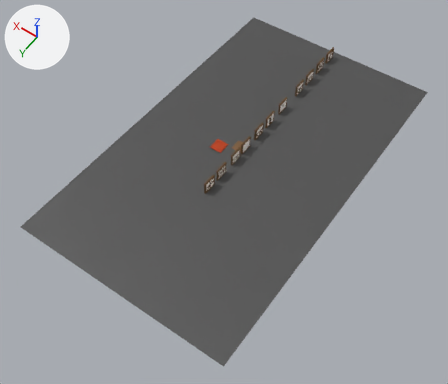
One commit to the Blender file Blender/Casa1.blend: the scene before it, then after it.
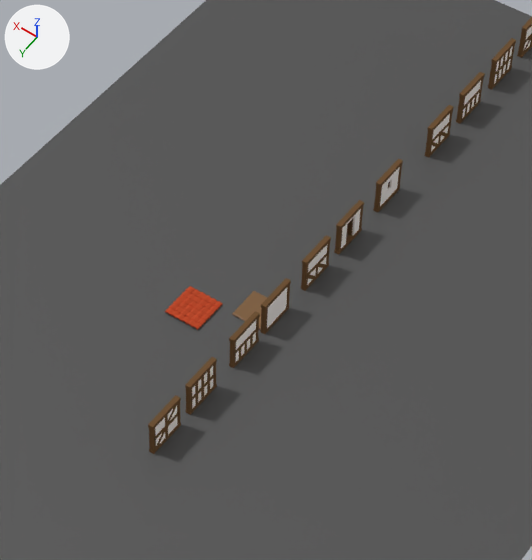
Each version is shown whole from a 50 mm camera at (-35.0, 53.8, 72.3) aimed at (-0.9, 6.0, -2.7), then close up on the part from 35% to 74% of the width and 12% to 59% of the height. The axes (+X, +Y, +Z) are drawn at upper left. The lights are the same throughout.

In view in the first close-up: 'Plane', 'Roof', 'Wall_01', 'Wall_01.005', 'Wall_01.006', 'Wall_02', 'Wall_03', 'Wall_04', 'Wall_05', 'Wall_06', 'Wall_07', 'Wall_08'.
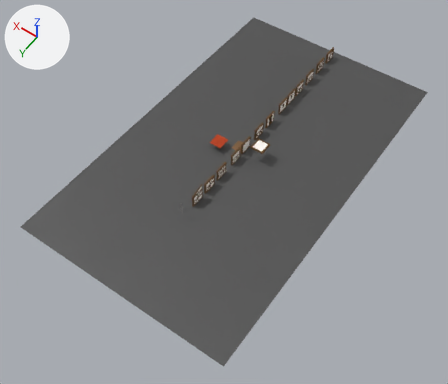
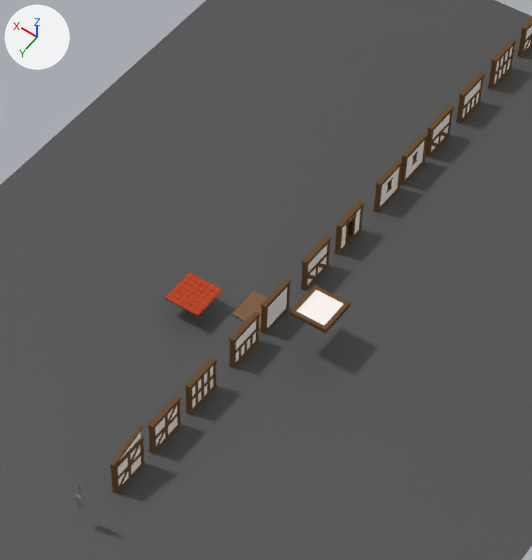
The change in detail:
Mesh me_cube_023 is new.
It has 16 vertices, 10 faces and spans x -0.09..0.08, y -1.14..1.09, z -0.58..0.13.
Faces by material slot: [4, 6].
It uses material mat_wood2 (white #fff8f4).
It uses material mat_wood1 (brown #6e5236).
Mesh me_cube_020 is new.
It has 68 vertices, 45 faces and spans x -0.14..0.14, y -1.11..1.12, z -1.04..1.07.
Faces by material slot: [5, 40].
It uses material mat_wood2 (white #fff8f4).
It uses material mat_wood1 (brown #6e5236).
Object 'Roof' (ob_roof) moves from (3.82, 0.8, 0.11) to (3.82, 0.8, 1.13).
Object 'plank.001' (ob_plank_001) is new; it shows a copy of the mesh of ob_plank_008.
Its location is (0.02, -7.86, 1.11).
Object 'Wall_01.001' (ob_wall_01_001) is new; it shows a copy of the mesh of ob_wall_01_006.
Its location is (0.0, -14.25, 1.03).
Object 'Wall_04.001' (ob_wall_04_001) is new; it shows a copy of the mesh of ob_wall_04.
Its location is (-2.64, -1.0, 2.52).
Its rotation in degrees is (0, 90, 0).
Object 'Wall_01.004' (ob_wall_01_004) is new; it shows me_cube_023.
Its location is (0.0, 11.42, 2.35).
Its rotation in degrees is (-15, 1, -0.3).
Its scale is (1.03, 1.06, 1.03).
Object 'Wall_01.002' (ob_wall_01_002) is new; it shows me_cube_020.
Its location is (0.0, 11.42, 1.01).

What differs and where, as boxes (x1, y1, x2, y2) in the close-ups (532 x 560 px):
'Roof', moved
    before: (165, 286, 223, 330)
    after: (164, 273, 223, 317)
'Wall_04.001', added
    after: (290, 285, 350, 334)
    faces in mat_wood2 (white #fff8f4): (297, 290, 343, 325)
    faces in mat_wood1 (brown #6e5236): (290, 285, 350, 334)
'Wall_01.002', added
    after: (110, 436, 145, 494)
    faces in mat_wood1 (brown #6e5236): (110, 436, 145, 494)
    faces in mat_wood2 (white #fff8f4): (118, 446, 141, 485)
'Wall_01.001', added
    after: (400, 132, 428, 185)
    faces in mat_wood1 (brown #6e5236): (400, 132, 428, 185)
    faces in mat_wood2 (white #fff8f4): (405, 140, 425, 179)
'Wall_01.004', added
    after: (111, 425, 143, 467)
    faces in mat_wood1 (brown #6e5236): (111, 425, 143, 467)
'plank.001', added
    after: (345, 213, 357, 244)
